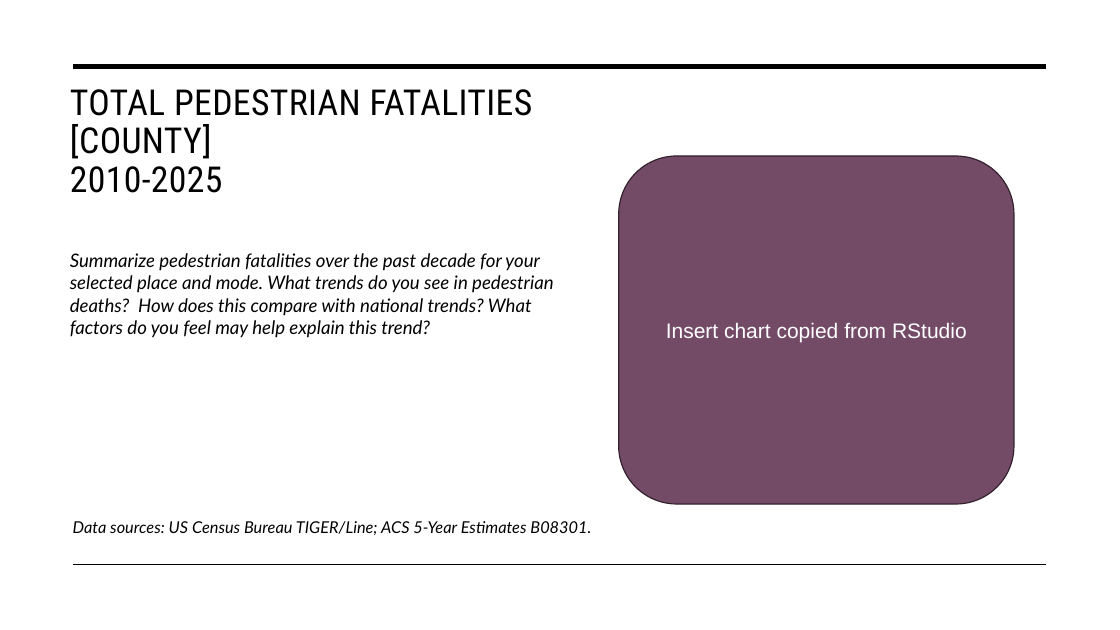
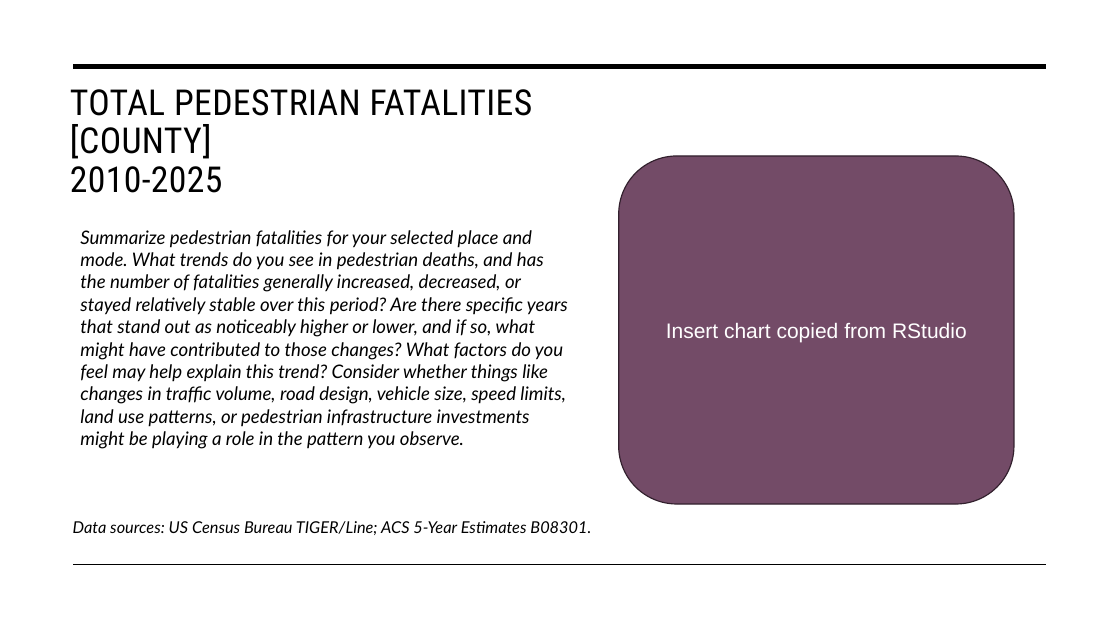
Before and after one commit to justenvirons/pedagogy, a slide deck: slide 3 of 2027/GEO330_Fall_Quarter/exercises/Exercise_01/scripts/slides/Exercise01_Template.pptx. Drawn at 1120x630 pixels with LibreOffice and Linux fonts; fonts in the diff are those of the drawing. Boxes give left, top, right and bottom in pixels: in the first picture for what was removed or moved away, otherwise in the second. Text is boxed around its words. In the diff, an @@ line names an element or a change of style, - is before the commit and + after.

```diff
--- a/2027/GEO330_Fall_Quarter/exercises/Exercise_01/scripts/slides/Exercise01_Template.pptx
+++ b/2027/GEO330_Fall_Quarter/exercises/Exercise_01/scripts/slides/Exercise01_Template.pptx
@@ text at (x1=80, y1=230, x2=568, y2=449): text changed @@
-Summarize pedestrian fatalities over the past decade for your selected place and mode. What trends do you see in pedestrian deaths? How does this compare with national trends? What factors do you feel may help explain this trend?
+Summarize pedestrian fatalities for your selected place and mode. What trends do you see in pedestrian deaths, and has the number of fatalities generally increased, decreased, or stayed relatively stable over this period? Are there specific years that stand out as noticeably higher or lower, and if so, what might have contributed to those changes? What factors do you feel may help explain this trend? Consider whether things like changes in traffic volume, road design, vehicle size, speed limits, land use patterns, or pedestrian infrastructure investments might be playing a role in the pattern you observe.
```
Also in this commit, not shown: 4 other slides changed, 7 other files.
